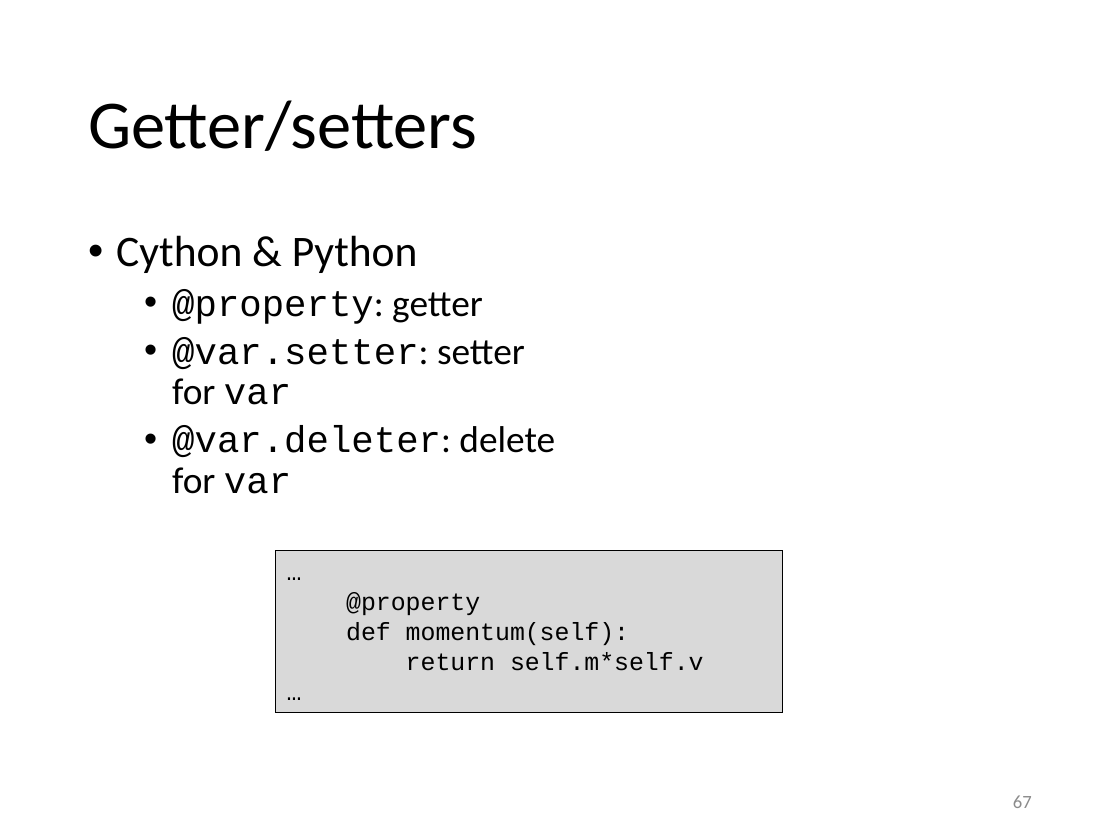
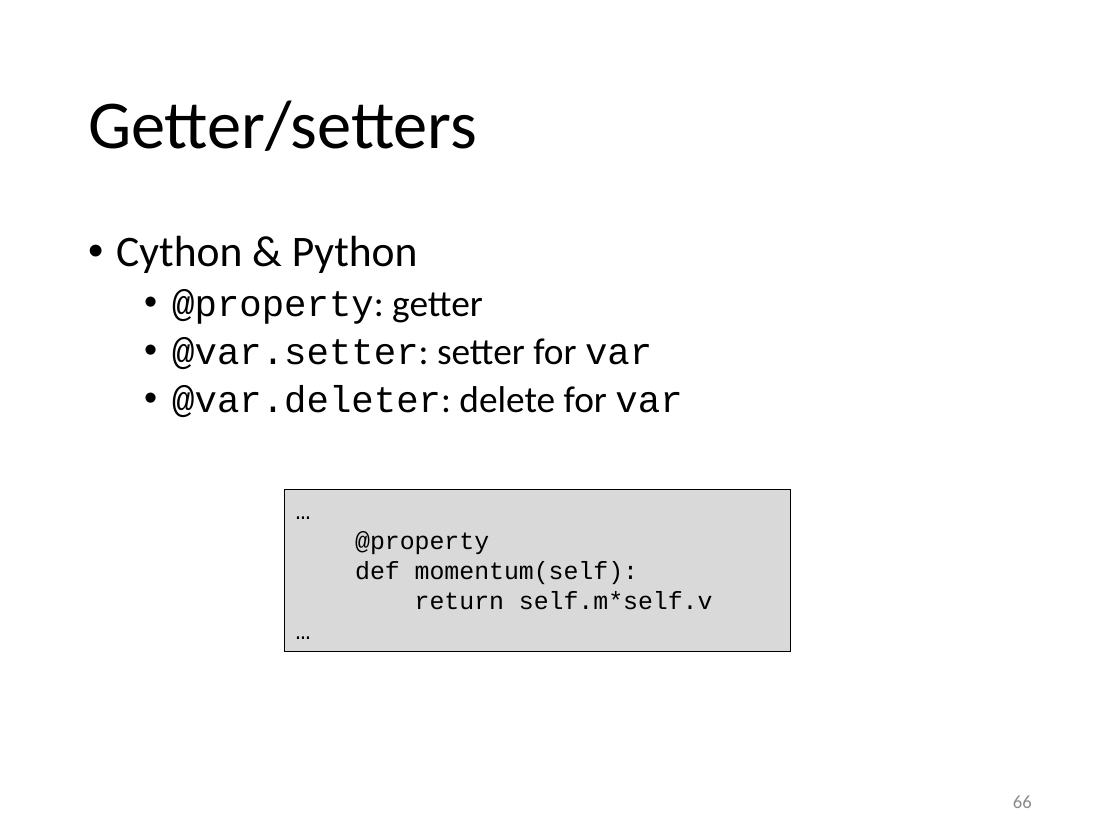
Before and after one commit to gjbex/Python-for-HPC, a slide deck: slide 66 of python_for_hpc.pptx (slide 67 before the commit). Drawn at 1120x840 pixels with LibreOffice and Linux fonts; fonts in the diff are those of the drawing. Boxes give left, top, right and bottom in pixels: in the first picture for what was removed or moved away, otherwise in the second. Text is boxed around its words. In the diff, an @@ line names an element or a change of style, - is before the commit and + after.

```diff
--- a/python_for_hpc.pptx
+++ b/python_for_hpc.pptx
@@ text "Cython & Python" rewrapped from <box>116,235,555,494</box> to <box>116,235,682,417</box> @@
@@ rectangle "…": place and size @@
-rectangle "…" at <box>276,550,782,712</box>
+rectangle "…" at <box>284,489,791,652</box>
@@ page number at <box>1013,795,1032,808</box>: text changed @@
-67
+66
```
Also in this commit, not shown: 4 other slides changed, 1 slide removed.
